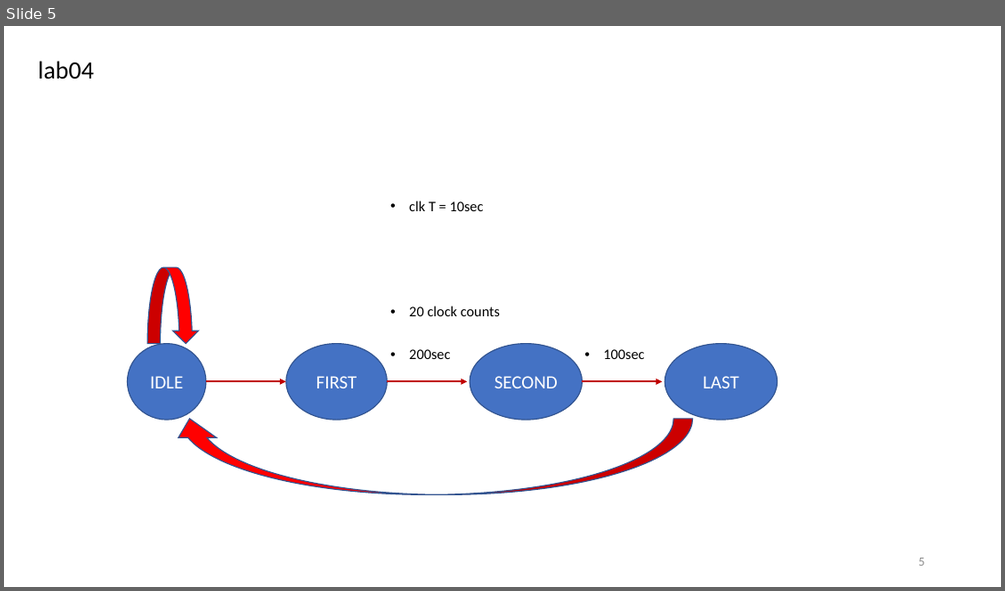
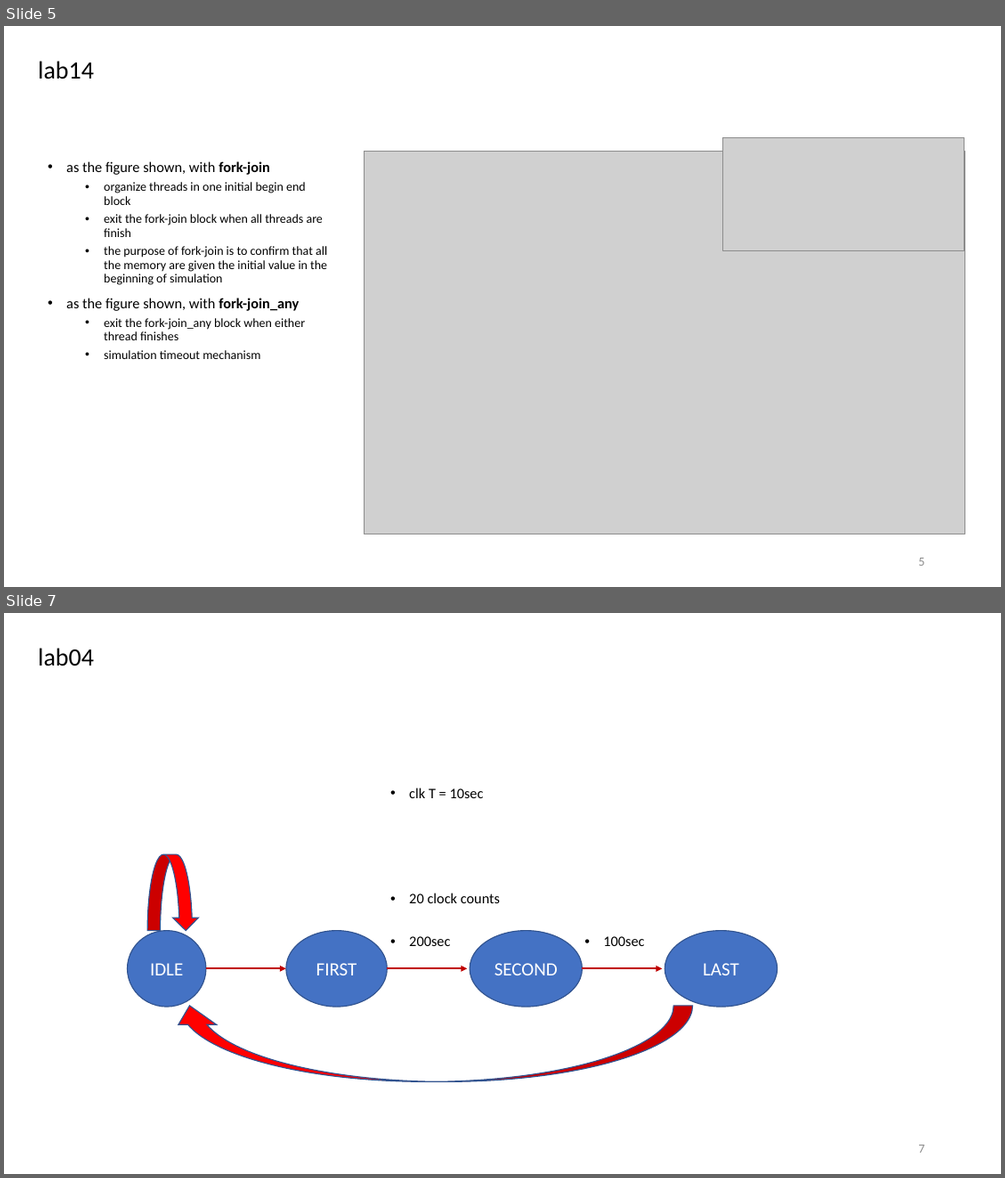
Before and after one commit to r06942072/study_sv, a slide deck: note.pptx. Shown one above the other, each under a label of ours: slide 5 before the commit, slides 5 and 7 after it; the slides between them are not shown. The pictures are 1005x591 and 1005x1178 pixels, drawn with LibreOffice and Linux fonts; fonts in the diff are those of the drawing; grey boxes stand for pictures. Boxes give left, top, right and bottom in pixels: in the first picture for what was removed or moved away, otherwise in the second. Text is boxed around its words. In the diff, an @@ line names an element or a change of style, - is before the commit and + after.

```diff
--- a/note.pptx
+++ b/note.pptx
@@ slide 5 added at <box>4,26,1001,587</box>, background #FFFFFF @@
@@ title added at <box>38,61,94,79</box>, 24 pt, text #000000 @@
+lab14
@@ picture added at <box>364,151,964,534</box> @@
@@ picture added at <box>722,137,965,251</box> @@
@@ text added at <box>66,161,327,359</box>, 12 pt, text #000000 @@
+• as the figure shown, with fork-join
+  • organize threads in one initial begin end block
+  • exit the fork-join block when all threads are finish
+  • the purpose of fork-join is to confirm that all the memory are given the initial value in the beginning of simulation
+• as the figure shown, with fork-join_any
+  • exit the fork-join_any block when either thread finishes
+  • simulation timeout mechanism
@@ page number added at <box>918,557,924,565</box>, 12 pt, text #8C8C8C @@
+5
@@ what was slide 5 is now slide 7 @@
@@ page number at <box>918,1144,924,1152</box>: text changed @@
-5
+7
```
Also in this commit, not shown: 5 other slides added, 4 slides removed, 6 other files.
